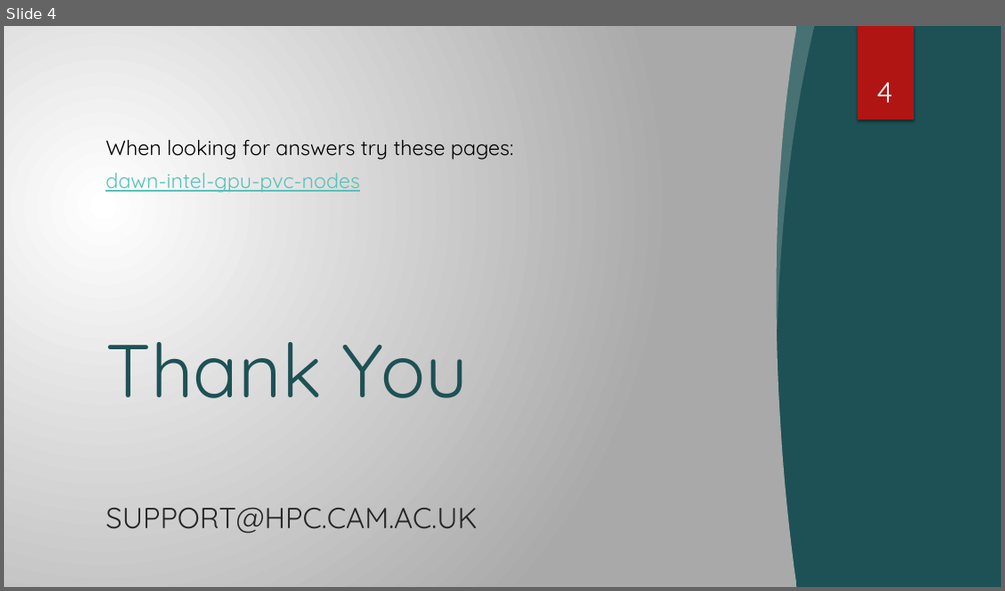
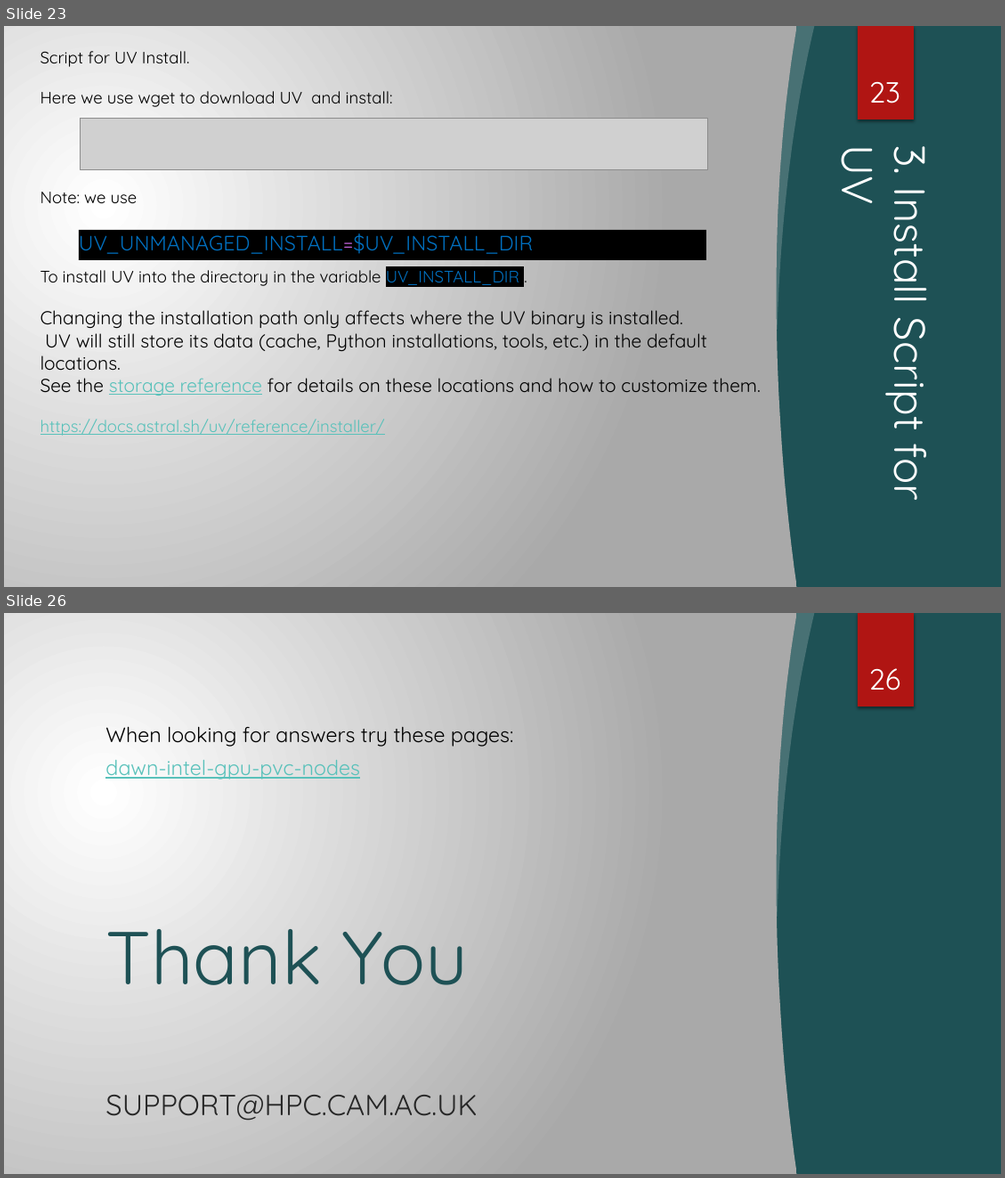
Before and after one commit to RSE-Cambridge/Intro-to-Dawn, a slide deck: Part3-PythonEnvironments/Slides/PyEnvs_onDAWN.pptx. Shown one above the other, each under a label of ours: slide 4 before the commit, slides 23 and 26 after it; the slides between them are not shown. The pictures are 1005x591 and 1005x1178 pixels, drawn with LibreOffice and Linux fonts; fonts in the diff are those of the drawing; grey boxes stand for pictures; background and template pictures are left out. Boxes give left, top, right and bottom in pixels: in the first picture for what was removed or moved away, otherwise in the second. Text is boxed around its words. In the diff, an @@ line names an element or a change of style, - is before the commit and + after.

```diff
--- a/Part3-PythonEnvironments/Slides/PyEnvs_onDAWN.pptx
+++ b/Part3-PythonEnvironments/Slides/PyEnvs_onDAWN.pptx
@@ slide 23 added at <box>4,26,1001,587</box>, background gradient #FFFFFF to #AAAAAA; not listed: 1 template element that a slide beside it also shows @@
@@ rectangle added at <box>4,26,1001,587</box>, fill #1E5155 @@
@@ freeform shape added at <box>4,26,797,587</box>, fill gradient #FFFFFF to #AAAAAA @@
@@ text added at <box>40,51,760,435</box>, 18 pt, text #000000 @@
+Script for UV Install.
+Here we use wget to download UV and install:
+Note: we use
+To install UV into the directory in the variable UV_INSTALL_DIR .
+Changing the installation path only affects where the UV binary is installed.
+UV will still store its data (cache, Python installations, tools, etc.) in the default locations.
+See the storage reference for details on these locations and how to customize them.
+https://docs.astral.sh/uv/reference/installer/
@@ picture added at <box>658,26,789,119</box> @@
@@ freeform shape added at <box>712,26,1001,408</box>, fill #F4A16F at 30% opacity @@
@@ freeform shape added at <box>769,26,815,329</box>, fill #F3F3F3 at 20% opacity @@
@@ rectangle added at <box>858,26,914,119</box>, fill #B01513 @@
@@ page number added at <box>869,82,900,103</box>, 28 pt, text #FFFFFF @@
+23
@@ picture added at <box>81,119,708,169</box> @@
@@ title added at <box>829,147,947,499</box>, 42 pt, text #FFFFFF @@
+3. Install Script for UV
@@ freeform shape added at <box>809,164,1001,587</box>, outline #B01513 5.5 pt @@
@@ rectangle added at <box>79,230,706,260</box>, fill #000000, 20 pt, text #0070C0 @@
+UV_UNMANAGED_INSTALL=$UV_INSTALL_DIR
@@ picture added at <box>4,244,334,587</box> @@
@@ picture added at <box>4,263,128,456</box> @@
@@ picture added at <box>708,524,789,587</box> @@
@@ what was slide 4 is now slide 26 @@
@@ page number at <box>868,668,900,690</box>: text changed @@
-4
+26
```
Also in this commit, not shown: 2 slides changed, 22 other slides added, 1 slide removed, 8 other files.
